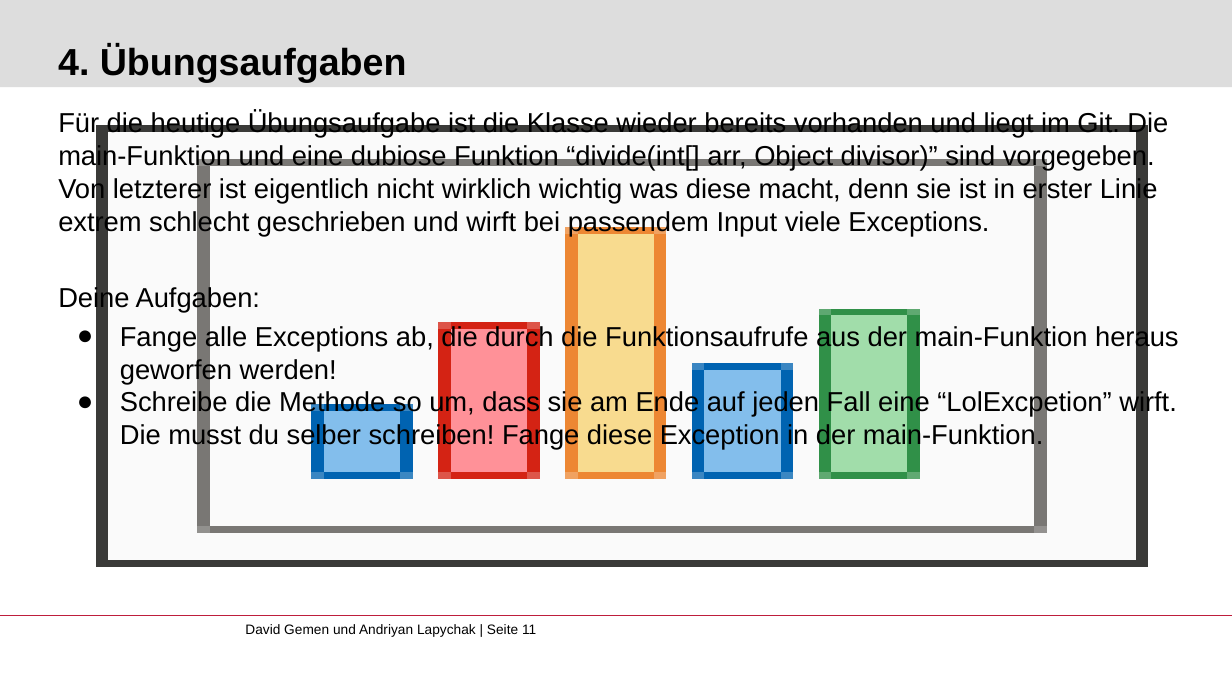
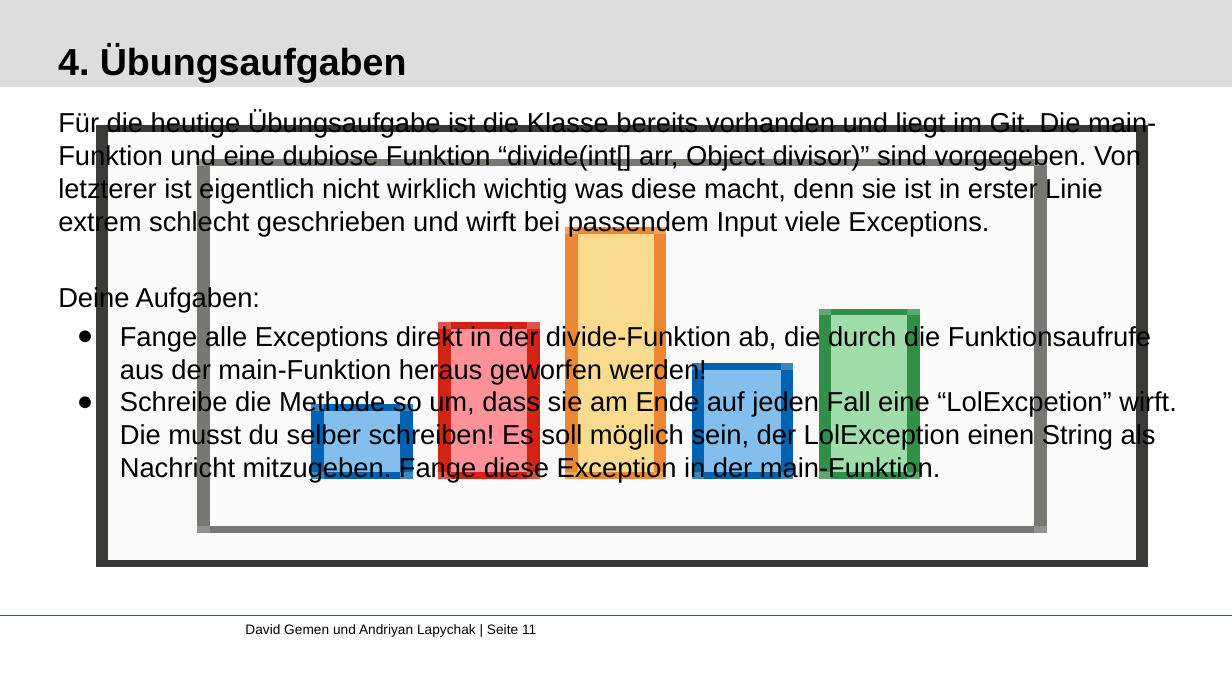
Before and after one commit to gemdav/Programmieren-1-Tutorium, a slide deck: slide 11 of slides/10_exceptions.pptx. Drawn at 1232x693 pixels with LibreOffice and Linux fonts; fonts in the diff are those of the drawing; background and template pictures are left out. Boxes give left, top, right and bottom in pixels: in the first picture for what was removed or moved away, otherwise in the second. Text is boxed around its words. In the diff, an @@ line names an element or a change of style, - is before the commit and + after.

```diff
--- a/slides/10_exceptions.pptx
+++ b/slides/10_exceptions.pptx
@@ text at box(58, 111, 1156, 237): text changed @@
-Für die heutige Übungsaufgabe ist die Klasse wieder bereits vorhanden und liegt im Git. Die main-Funktion und eine dubiose Funktion “divide(int[] arr, Object divisor)” sind vorgegeben. Von letzterer ist eigentlich nicht wirklich wichtig was diese macht, denn sie ist in erster Linie extrem schlecht geschrieben und wirft bei passendem Input viele Exceptions.
+Für die heutige Übungsaufgabe ist die Klasse bereits vorhanden und liegt im Git. Die main-Funktion und eine dubiose Funktion “divide(int[] arr, Object divisor)” sind vorgegeben. Von letzterer ist eigentlich nicht wirklich wichtig was diese macht, denn sie ist in erster Linie extrem schlecht geschrieben und wirft bei passendem Input viele Exceptions.
@@ text at box(120, 324, 1177, 483): text changed @@
-● Fange alle Exceptions ab, die durch die Funktionsaufrufe aus der main-Funktion heraus geworfen werden!
-● Schreibe die Methode so um, dass sie am Ende auf jeden Fall eine “LolExcpetion” wirft. Die musst du selber schreiben! Fange diese Exception in der main-Funktion.
+● Fange alle Exceptions direkt in der divide-Funktion ab, die durch die Funktionsaufrufe aus der main-Funktion heraus geworfen werden!
+● Schreibe die Methode so um, dass sie am Ende auf jeden Fall eine “LolExcpetion” wirft. Die musst du selber schreiben! Es soll möglich sein, der LolException einen String als Nachricht mitzugeben. Fange diese Exception in der main-Funktion.
```
Also in this commit, not shown: 1 other file.
